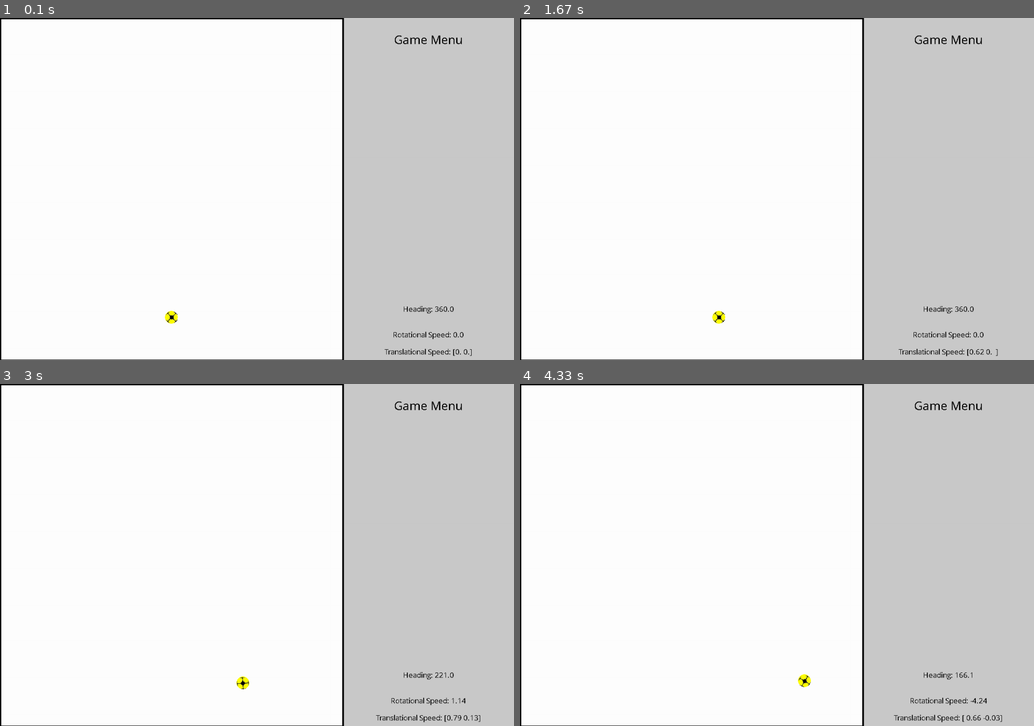
Above: before the commit, frames 1-4 (two rows, left to right).
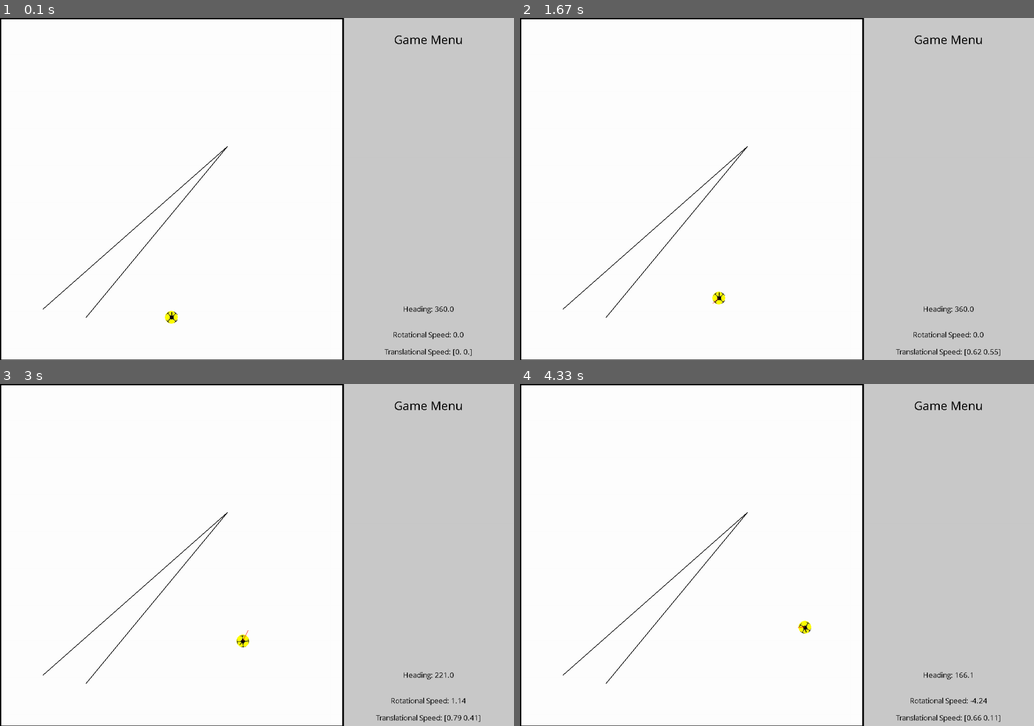
Above: after the commit, the same moments.

Repository: Erikx3/2D_Pygame_Drone_Simulation
Game: pygame game, started from main.py
Two runs of this game, one before a commit and one after it. Both use one fixed random seed, a clock stepped at 60 frames per second and the inputs below.
Inputs:
- Up to frame 1 (0.1 s): no input
- Up to frame 2 (1.67 s): hold W 0.33-0.8 s; hold Right 0.33-0.8 s; hold Right 0.83-1.3 s; hold W 1.33-1.63 s
- Up to frame 3 (3 s): hold Right 1.67-2.13 s; hold A 2.17-2.7 s; hold Down from 2.73 s (still down)
- Up to frame 4 (4.33 s): release Down at 3.03 s; hold A 3.07-3.47 s; hold Up 3.5-3.87 s; hold D from 3.9 s (still down)

The runs differ from the first frame. In frame 1, 0.3% of the frame differs, in the area x 8-45%, y 37-88%; in frame 2, 0.7%; in frame 3, 0.5%; in frame 4, 0.7%, in the area x 8-94%, y 37-99%.

Commit message:
Add working collision detection

Diff:
--- a/drone.py
+++ b/drone.py
@@ -2,9 +2,10 @@
 
 import pygame
 import numpy as np
+from tools.circle_line_intersection import circle_line_intersection
 
 
-class Drone:
+class Drone(pygame.sprite.Sprite):
     def __init__(self, environment):
         # Make environment accessible
         self.env = environment
@@ -15,6 +16,8 @@
         self.drone_mass = 1  # [kg]
         self.damp_t = 0.5  # translational damping [kg/s]
         self.damp_r = 0.05  # rotational damping [kg*m^2/s]
+        self.F_user_max = 1
+        self.M_user_max = 0.25
 
         self.x0 = (self.env.PLAYGROUND_WIDTH / 2) / self.env.m_to_pxl  # Initial Position in x [m]
         self.y0 = 100 / self.env.m_to_pxl  # Initial Position in y [m]
@@ -48,13 +51,15 @@
                                     [0, 0]])  # Init transformation matrix
         self.J = 0.5*self.drone_mass*self.radius**2  # Inertia formula for thin circular disk
 
+        # Add drone circle for collision detection later
+        self.drone_circle = pygame.draw.circle(self.env.screen, self.env.YELLOW_t,
+                                               self.env.mysys_to_pygame(self.pos), self.radius_pxl)
+
     # TODO: Add vector with optional buttons for displaying
     def equation_of_motion(self):
         self.body_to_nav = np.array([[np.cos(self.psi), -np.sin(self.psi)],
                                     [np.sin(self.psi), np.cos(self.psi)]])
         # simple semi-implicit-euler used here
-        # self.speed = self.speed + self.acc * self.env.dt
-        # self.speed_nav = np.dot(self.body_to_nav, self.speed)
         self.speed_nav = self.speed_nav + np.dot(self.body_to_nav, self.acc) * self.env.dt
         self.speed = np.dot(np.linalg.inv(self.body_to_nav), self.speed_nav)
         self.pos = self.pos + self.speed_nav * self.env.dt
@@ -79,6 +84,7 @@
 
     def update_draw(self):
         self.draw_drone()
+        self.draw_vectors()
         self.draw_info()
 
     def draw_info(self):
@@ -95,48 +101,63 @@
         img_rect = img.get_rect()
         img_rect.center = self.env.mysys_to_pygame(self.pos)
         # Add circle for better boundary visibility
-        pygame.draw.circle(self.env.screen, self.env.YELLOW_t, img_rect.center, self.radius_pxl)
+        self.drone_circle = pygame.draw.circle(self.env.screen, self.env.YELLOW_t, img_rect.center, self.radius_pxl)
+        # Add line for better heading visibility
+        outer_circle_coord = self.env.mysys_to_pygame(self.pos
+                                                      + self.radius * 0.8
+                                                      * np.array([-np.sin(self.psi), np.cos(self.psi)]))
+        pygame.draw.line(self.env.screen, self.env.BLACK, img_rect.center, outer_circle_coord, width=2)
         self.env.screen.blit(img, img_rect)
+
+    def draw_vectors(self):
+        # Draw force vectors
+        max_user_F_length = 3*self.radius
+        endpoint = self.env.mysys_to_pygame(self.pos + np.dot(self.body_to_nav, self.F)
+                                            / self.F_user_max * max_user_F_length)
+        pygame.draw.line(self.env.screen, self.env.RED, self.env.mysys_to_pygame(self.pos), endpoint)
 
     def check_user_input(self, pressed):
         self.F_user = np.array([0, 0])
         self.M_user = 0
         if pressed[pygame.K_LEFT]:
-            self.F_user[0] += -1
+            self.F_user[0] += -self.F_user_max
         if pressed[pygame.K_RIGHT]:
-            self.F_user[0] += 1
-        if pressed[pygame.K_UP]:
-            self.F_user[1] += 1
-        if pressed[pygame.K_DOWN]:
-            self.F_user[1] += -1
+            self.F_user[0] += self.F_user_max
+        if pressed[pygame.K_UP] or pressed[pygame.K_w]:
+            self.F_user[1] += self.F_user_max
+        if pressed[pygame.K_DOWN] or pressed[pygame.K_s]:
+            self.F_user[1] += -self.F_user_max
         if pressed[pygame.K_a]:
-            self.M_user += 0.25
+            self.M_user += self.M_user_max
         if pressed[pygame.K_d]:
-            self.M_user += -0.25
-        # if event.type == pygame.KEYDOWN:
-        #     if event.key == pygame.K_LEFT:
-        #         self.F_user[0] = -1
-        #     if event.key == pygame.K_RIGHT:
-        #         self.F_user[0] = 1
-        #     if event.key == pygame.K_UP:
-        #         self.F_user[1] = 1
-        #     if event.key == pygame.K_DOWN:
-        #         self.F_user[1] = -1
-        #     if event.key == pygame.K_a:
-        #         self.M_user = -0.25
-        #     if event.key == pygame.K_d:
-        #         self.M_user = 0.25
-        #
-        # if event.type == pygame.KEYUP:
-        #     if event.key == pygame.K_LEFT:
-        #         self.F_user[0] = 0
-        #     if event.key == pygame.K_RIGHT:
-        #         self.F_user[0] = 0
-        #     if event.key == pygame.K_UP:
-        #         self.F_user[1] = 0
-        #     if event.key == pygame.K_DOWN:
-        #         self.F_user[1] = 0
-        #     if event.key == pygame.K_a:
-        #         self.M_user = 0
-        #     if event.key == pygame.K_d:
-        #         self.M_user = 0
+            self.M_user += -self.M_user_max
+
+    def check_collision(self, all_line_obstacles):
+        """
+
+        :param all_line_obstacles: list of np.ndarrays (dim=2) containing coordinates of lines
+        """
+        for coords in all_line_obstacles:
+            for i in range(len(coords)-1):
+                intersections = circle_line_intersection(self.pos, self.radius, coords[i], coords[i+1], False)
+                if len(intersections) >= 1:
+                    self.env.pause("YOU CRASHED")
+                    self.reset_drone()
+
+    def reset_drone(self):
+        # Set navigation frame values
+        self.pos = np.array([self.x0, self.y0])  # x and y
+        self.psi = self.psi0  # Yaw angle [rad] (always equal to body frame, since we do not have pitch, roll)
+        self.speed_nav = np.array([0, 0])
+
+        # Set state, forces and dynamic values in BODY FRAME!!
+        self.r = 0  # Yaw Rate [rad/s]
+        self.r_dot = 0  # Yaw Acc [rad/s^2]
+        self.speed = np.array([0, 0])  # u, v [m/s]
+        self.acc = np.array([0, 0])  # u_dot, v_dot [m/s^2]
+        self.F = np.array([0, 0])  # F_xb and F_yb (total forces)
+        self.F_drag = np.array([0, 0])  # F_drag_xb, F_drag_yb
+        self.F_user = np.array([0.0, 0.0])  # User force input
+        self.M = 0  # total moment [Nm]
+        self.M_drag = 0
+        self.M_user = 0.0
--- a/environment.py
+++ b/environment.py
@@ -37,6 +37,7 @@
         self.screen.fill(self.WHITE)
         # Variable to keep the main loop running
         self.running = True
+        self.paused = False
         # Create help variables
         self.MENU_MID_COORD = self.PLAYGROUND_WIDTH + (self.SCREEN_WIDTH - self.PLAYGROUND_WIDTH) / 2
 
@@ -121,3 +122,19 @@
         # Check for QUIT event.
         elif event.type == pygame.QUIT:
             self.running = False
+            self.paused = False
+
+    def pause(self, text):
+        self.paused = True
+
+        while self.paused:
+            for event in pygame.event.get():
+                self.check_quit_event(event)
+                if event.type == pygame.KEYDOWN:
+                    if event.key == pygame.K_c:
+                        self.paused = False
+
+            self.display_text(text, (self.PLAYGROUND_WIDTH / 2, self.SCREEN_HEIGHT / 2), 80)
+            self.display_text("Press C to continue", (self.PLAYGROUND_WIDTH / 2, self.SCREEN_HEIGHT / 2 + 100), 40)
+            # Update the display
+            pygame.display.flip()
--- a/main.py
+++ b/main.py
@@ -29,8 +29,11 @@
             # Get Keys which are held down
             pressed = pygame.key.get_pressed()
             drone.check_user_input(pressed)
-            # Check for quiting options
+            # Check environment related events
             env.check_quit_event(event)
+
+        # Check for collision
+        drone.check_collision(obstacles.all_obstacles)
 
         # Update Physics
         drone.update_physics()
--- a/obstacles.py
+++ b/obstacles.py
@@ -14,8 +14,8 @@
              [0, self.env.SCREEN_HEIGHT/self.env.m_to_pxl],
              [0, 0]]  # in [m]
         )
-        #test_wall = np.array([[1, 1.2], [5.3, 5]])  # in [m]
-        self.all_obstacles = [self.base_wall]
+        test_wall = np.array([[1, 1.2], [5.3, 5], [2, 1]])  # in [m]
+        self.all_obstacles = [self.base_wall, test_wall]
 
     def draw_all_obstacles(self):
         for i, obstacle in enumerate(self.all_obstacles):
--- /dev/null
+++ b/tools/circle_line_intersection.py
@@ -0,0 +1,37 @@
+def circle_line_intersection(circle_center, circle_radius, pt1, pt2, full_line=True, tangent_tol=1e-9):
+    """ Find the points at which a circle intersects a line-segment.  This can happen at 0, 1, or 2 points.
+
+    :param circle_center: The (x, y) location of the circle center
+    :param circle_radius: The radius of the circle
+    :param pt1: The (x, y) location of the first point of the segment
+    :param pt2: The (x, y) location of the second point of the segment
+    :param full_line: True to find intersections along full line - not just in the segment. False will just return intersections within the segment.
+    :param tangent_tol: Numerical tolerance at which we decide the intersections are close enough to consider it a tangent
+    :return Sequence[Tuple[float, float]]: A list of length 0, 1, or 2, where each element is a point at which the circle intercepts a line segment.
+
+    Note: We follow: http://mathworld.wolfram.com/Circle-LineIntersection.html
+    """
+
+    (p1x, p1y), (p2x, p2y), (cx, cy) = pt1, pt2, circle_center
+    (x1, y1), (x2, y2) = (p1x - cx, p1y - cy), (p2x - cx, p2y - cy)
+    dx, dy = (x2 - x1), (y2 - y1)
+    dr = (dx ** 2 + dy ** 2)**.5
+    big_d = x1 * y2 - x2 * y1
+    discriminant = circle_radius ** 2 * dr ** 2 - big_d ** 2
+
+    if discriminant < 0:  # No intersection between circle and line
+        return []
+    else:  # There may be 0, 1, or 2 intersections with the segment
+        intersections = [
+            (cx + (big_d * dy + sign * (-1 if dy < 0 else 1) * dx * discriminant**.5) / dr ** 2,
+             cy + (-big_d * dx + sign * abs(dy) * discriminant**.5) / dr ** 2)
+            for sign in ((1, -1) if dy < 0 else (-1, 1))]  # This makes sure the order along the segment is correct
+        # If only considering the segment, filter out intersections that do not fall within the segment
+        if not full_line:
+            fraction_along_segment = [(xi - p1x) / dx if abs(dx) > abs(dy) else (yi - p1y) / dy for xi, yi in intersections]
+            intersections = [pt for pt, frac in zip(intersections, fraction_along_segment) if 0 <= frac <= 1]
+        # If line is tangent to circle, return just one point (as both intersections have same location)
+        if len(intersections) == 2 and abs(discriminant) <= tangent_tol:
+            return [intersections[0]]
+        else:
+            return intersections
